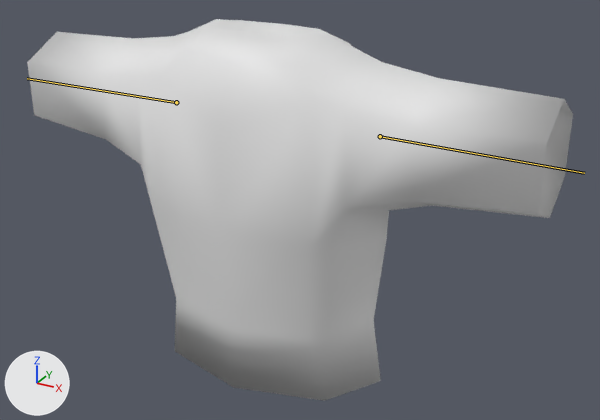
Before and after pictures for a commit that changed the FBX model ECOE sim/Assets/Art/Characters/Resources/Clothes/Shirts/ShortSlimShirt.fbx.
Before and after are seen from a 50 mm camera at (1.079, -1.812, 1.237) aimed at (0.073, 0.018, 0.322). Arrows for +X, +Y and +Z are at lower left; the lights stay in place. The first picture is the older version. The bones that change are drawn over the model as lines.

Names of what the first picture shows: 'ShortSlimShirt'.
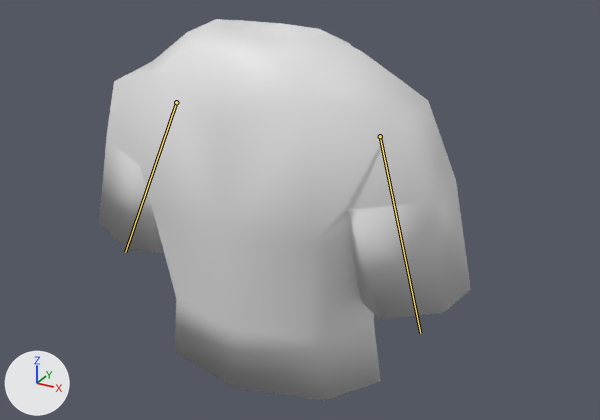
The newer file adds an action. The first version stands in its rest pose; the second is drawn at frame 1 of the action 'CartoonArmature|Idle.002'.

The change in detail:
Bone 'Arm.L' (bone_arm_l) turns from (0, 0, 0) to (-76, 21, -13) degrees about its own x, y and z.
Bone 'Arm.R' (bone_arm_r) turns from (0, 0, 0) to (-76, -21, 13) degrees about its own x, y and z.

Changed parts and their boxes (x1, y1, x2, y2) in the pictures (600 x 420 px):
'ShortSlimShirt', posed (32% narrower)
    before: (27, 19, 573, 401)
    after: (99, 19, 471, 401)
bone 'Arm.L', root to tip
    before: (176, 102) to (27, 78)
    after: (176, 102) to (125, 252)
bone 'Arm.R', root to tip
    before: (380, 136) to (584, 173)
    after: (380, 136) to (420, 333)
